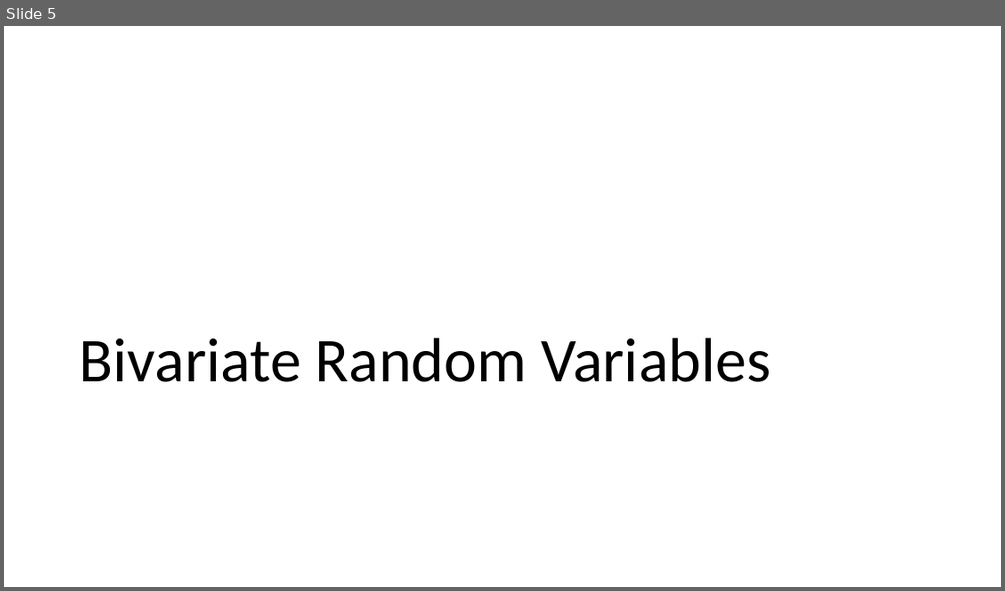
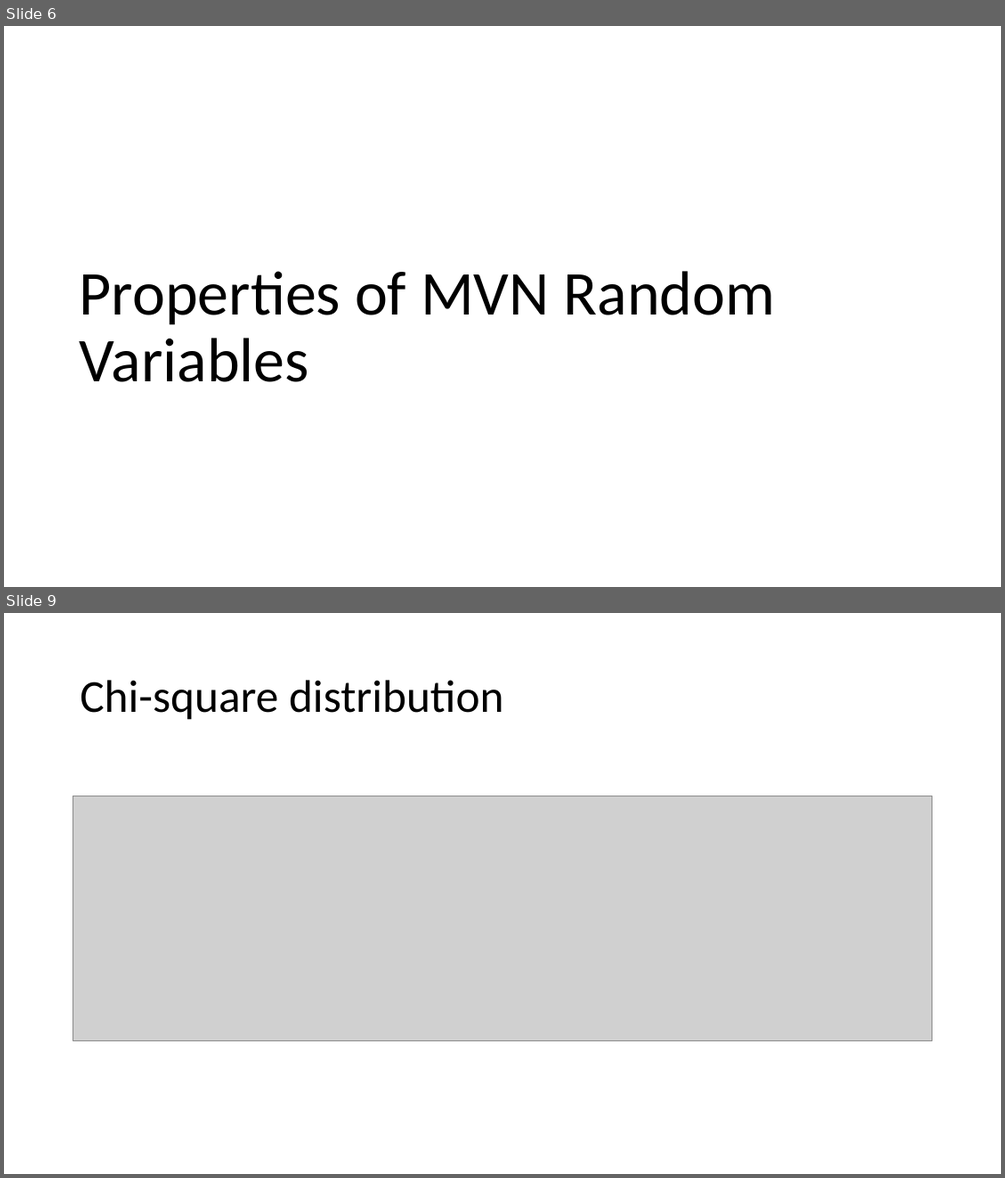
Before and after one commit to hunter-stats/stat717-class-materials, a slide deck: Class 03 Multivariate Normal Distribution.pptx. Shown one above the other, each under a label of ours: slide 5 before the commit, slides 6 and 9 after it; the slides between them are not shown. The pictures are 1005x591 and 1005x1178 pixels, drawn with LibreOffice and Linux fonts; fonts in the diff are those of the drawing; grey boxes stand for pictures. Boxes give left, top, right and bottom in pixels: in the first picture for what was removed or moved away, otherwise in the second. Text is boxed around its words. In the diff, an @@ line names an element or a change of style, - is before the commit and + after.

```diff
--- a/Class 03 Multivariate Normal Distribution.pptx
+++ b/Class 03 Multivariate Normal Distribution.pptx
@@ slide 9 added at (4,613,1001,1174), background #FFFFFF @@
@@ title added at (80,680,503,720), 44 pt, text #000000 @@
+Chi-square distribution
@@ picture added at (73,796,933,1041) @@
@@ what was slide 5 is now slide 6 @@
@@ slide 6 changed as well @@
@@ title at (80,271,776,382): text changed @@
-Bivariate Random Variables
+Properties of MVN Random Variables
```
Also in this commit, not shown: 3 other slides changed, 22 other slides added, 25 slides removed, 3 other files.
